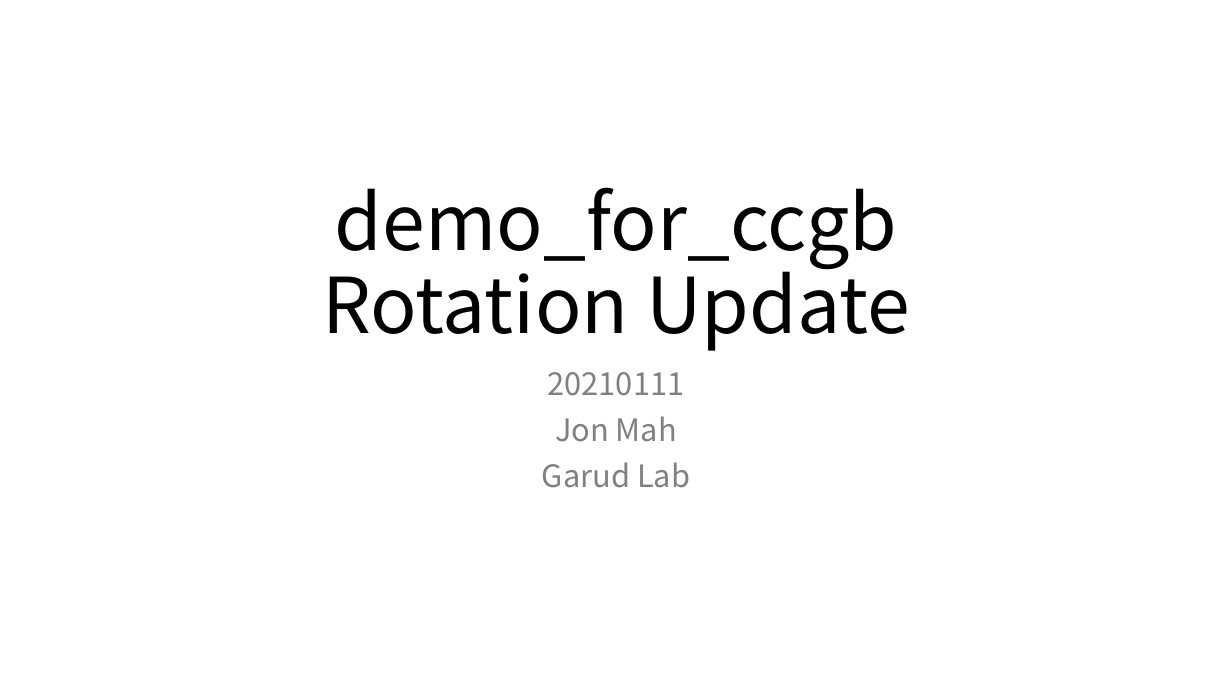
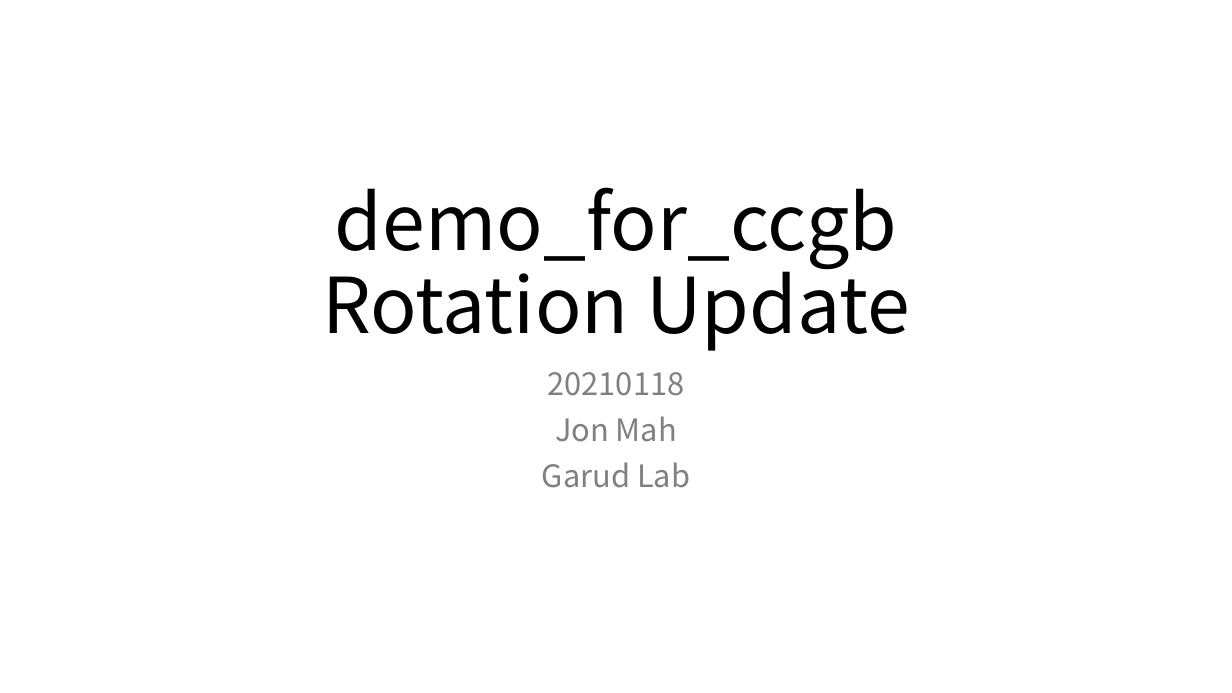
Before and after one commit to jon-mah/demo_for_ccgb, a slide deck: slide 1 of Summary/20210118_demo_for_ccgb_rotation_update.pptx. Drawn at 1232x693 pixels with LibreOffice and Linux fonts; fonts in the diff are those of the drawing. Boxes give left, top, right and bottom in pixels: in the first picture for what was removed or moved away, otherwise in the second. Text is boxed around its words. In the diff, an @@ line names an element or a change of style, - is before the commit and + after.

Commit message:
update slides for 20210119 rotation meeting.

```diff
--- a/Summary/20210118_demo_for_ccgb_rotation_update.pptx
+++ b/Summary/20210118_demo_for_ccgb_rotation_update.pptx
@@ subtitle at bbox=[548, 372, 685, 396]: text changed @@
-20210111
+20210118
```
Also in this commit, not shown: 2 other slides changed, 6 slides added, 4 slides removed, 1 other file.
